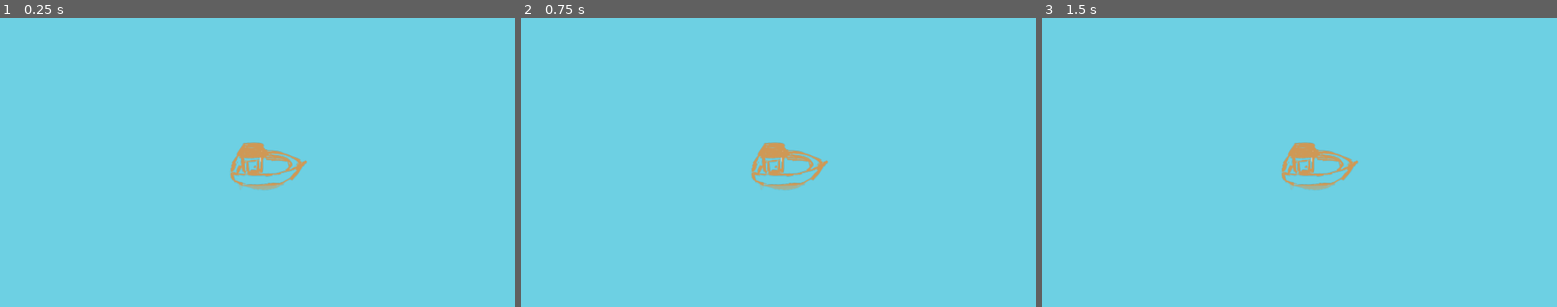
Above: before the commit, frames 1-3 (left to right).
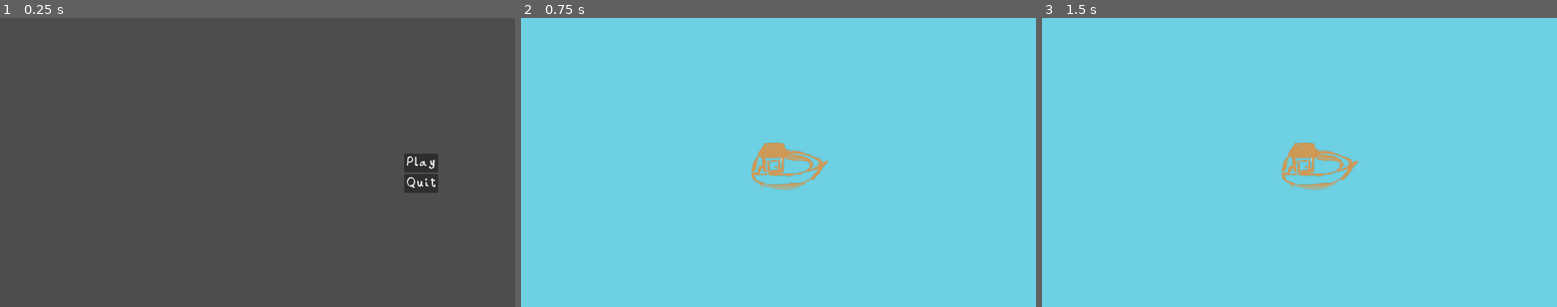
Above: after the commit, the same moments.

Repository: Unigiri-Studio/KelvinGameJam
Game: Godot game, scene res://scene/menu/startMenu.tscn
Two runs of this game, one before a commit and one after it. Both use one fixed random seed, a clock stepped at 60 frames per second and the inputs below. Before the commit the project starts from res://scene/main.tscn.
Inputs (mouse positions are in pixels of both pictures, inside the frame that each line leads up to):
- Up to frame 1 (0.25 s): no input
- Up to frame 2 (0.75 s): click (943, 162) at 0.5 s, where only the run after the commit has a clickable "Play"
- Up to frame 3 (1.5 s): tap Enter at 1.25 s; move the mouse to (1412, 148) at 1.27 s; press the mouse at (1412, 148) at 1.28 s; hold D (sailRight) from 1.28 s (still down)

The runs differ from the first frame. In frame 1, 100% of the frame differs, in the area x 0-100%, y 0-100%; in frame 2, nothing differs; in frame 3, nothing differs.

Commit message:
menu and theme

Diff:
--- /dev/null
+++ b/kelvin's-katch/asset/theme/main.tres
@@ -0,0 +1,111 @@
+[gd_resource type="Theme" load_steps=8 format=3 uid="uid://c2seof1xs0sks"]
+
+[ext_resource type="FontFile" uid="uid://c35fwgck7xv8x" path="res://asset/theme/font/BirbFont-Regular.ttf" id="1_75xpc"]
+
+[sub_resource type="StyleBoxFlat" id="StyleBoxFlat_80tfl"]
+content_margin_left = 4.0
+content_margin_top = 4.0
+content_margin_right = 4.0
+content_margin_bottom = 4.0
+bg_color = Color(0.1, 0.1, 0.1, 0.3)
+corner_radius_top_left = 3
+corner_radius_top_right = 3
+corner_radius_bottom_right = 3
+corner_radius_bottom_left = 3
+corner_detail = 5
+
+[sub_resource type="StyleBoxFlat" id="StyleBoxFlat_6rtno"]
+content_margin_left = 4.0
+content_margin_top = 4.0
+content_margin_right = 4.0
+content_margin_bottom = 4.0
+bg_color = Color(1, 1, 1, 0.75)
+draw_center = false
+border_width_left = 2
+border_width_top = 2
+border_width_right = 2
+border_width_bottom = 2
+corner_radius_top_left = 3
+corner_radius_top_right = 3
+corner_radius_bottom_right = 3
+corner_radius_bottom_left = 3
+corner_detail = 5
+expand_margin_left = 2.0
+expand_margin_top = 2.0
+expand_margin_right = 2.0
+expand_margin_bottom = 2.0
+
+[sub_resource type="StyleBoxFlat" id="StyleBoxFlat_l1tu1"]
+content_margin_left = 4.0
+content_margin_top = 4.0
+content_margin_right = 4.0
+content_margin_bottom = 4.0
+bg_color = Color(0.225, 0.225, 0.225, 0.6)
+corner_radius_top_left = 3
+corner_radius_top_right = 3
+corner_radius_bottom_right = 3
+corner_radius_bottom_left = 3
+corner_detail = 5
+
+[sub_resource type="StyleBoxFlat" id="StyleBoxFlat_r4ul8"]
+content_margin_left = 4.0
+content_margin_top = 4.0
+content_margin_right = 4.0
+content_margin_bottom = 4.0
+bg_color = Color(0.1, 0.1, 0.1, 0.6)
+corner_radius_top_left = 3
+corner_radius_top_right = 3
+corner_radius_bottom_right = 3
+corner_radius_bottom_left = 3
+corner_detail = 5
+
+[sub_resource type="StyleBoxFlat" id="StyleBoxFlat_6cq1y"]
+content_margin_left = 4.0
+content_margin_top = 4.0
+content_margin_right = 4.0
+content_margin_bottom = 4.0
+bg_color = Color(0, 0, 0, 0.6)
+corner_radius_top_left = 3
+corner_radius_top_right = 3
+corner_radius_bottom_right = 3
+corner_radius_bottom_left = 3
+corner_detail = 5
+
+[sub_resource type="StyleBoxEmpty" id="StyleBoxEmpty_0t78e"]
+
+[resource]
+Button/colors/font_color = Color(0.875, 0.875, 0.875, 1)
+Button/colors/font_disabled_color = Color(0.875, 0.875, 0.875, 0.5)
+Button/colors/font_focus_color = Color(0.95, 0.95, 0.95, 1)
+Button/colors/font_hover_color = Color(0.95, 0.95, 0.95, 1)
+Button/colors/font_hover_pressed_color = Color(1, 1, 1, 1)
+Button/colors/font_outline_color = Color(0, 0, 0, 1)
+Button/colors/font_pressed_color = Color(1, 1, 1, 1)
+Button/colors/icon_disabled_color = Color(1, 1, 1, 0.4)
+Button/colors/icon_focus_color = Color(1, 1, 1, 1)
+Button/colors/icon_hover_color = Color(1, 1, 1, 1)
+Button/colors/icon_hover_pressed_color = Color(1, 1, 1, 1)
+Button/colors/icon_normal_color = Color(1, 1, 1, 1)
+Button/colors/icon_pressed_color = Color(1, 1, 1, 1)
+Button/constants/align_to_largest_stylebox = 0
+Button/constants/h_separation = 4
+Button/constants/icon_max_width = 0
+Button/constants/outline_size = 0
+Button/font_sizes/font_size = 40
+Button/fonts/font = ExtResource("1_75xpc")
+Button/styles/disabled = SubResource("StyleBoxFlat_80tfl")
+Button/styles/focus = SubResource("StyleBoxFlat_6rtno")
+Button/styles/hover = SubResource("StyleBoxFlat_l1tu1")
+Button/styles/normal = SubResource("StyleBoxFlat_r4ul8")
+Button/styles/pressed = SubResource("StyleBoxFlat_6cq1y")
+Label/colors/font_color = Color(1, 1, 1, 1)
+Label/colors/font_outline_color = Color(0, 0, 0, 1)
+Label/colors/font_shadow_color = Color(0, 0, 0, 0)
+Label/constants/line_spacing = 3
+Label/constants/outline_size = 0
+Label/constants/shadow_offset_x = 1
+Label/constants/shadow_offset_y = 1
+Label/constants/shadow_outline_size = 1
+Label/font_sizes/font_size = 16
+Label/fonts/font = ExtResource("1_75xpc")
+Label/styles/normal = SubResource("StyleBoxEmpty_0t78e")
--- a/kelvin's-katch/project.godot
+++ b/kelvin's-katch/project.godot
@@ -11,13 +11,21 @@
 [application]
 
 config/name="Kelvin's Katch"
-run/main_scene="res://scene/main.tscn"
+run/main_scene="res://scene/menu/startMenu.tscn"
 config/features=PackedStringArray("4.3", "Forward Plus")
+boot_splash/bg_color=Color(1, 1, 1, 1)
+boot_splash/image="res://asset/logo/Unigiri-small.png"
+boot_splash/fullsize=false
+boot_splash/use_filter=false
 config/icon="res://icon.svg"
 
 [autoload]
 
 DrawLine3d="*res://script/global/DrawLine3D.gd"
+
+[gui]
+
+theme/custom="res://asset/theme/main.tres"
 
 [input]
 
--- /dev/null
+++ b/kelvin's-katch/scene/menu/endMenu.tscn
@@ -0,0 +1,11 @@
+[gd_scene format=3 uid="uid://by5trnfpupdtq"]
+
+[node name="EndMenu" type="Node2D"]
+
+[node name="UI" type="Control" parent="."]
+layout_mode = 3
+anchors_preset = 15
+anchor_right = 1.0
+anchor_bottom = 1.0
+grow_horizontal = 2
+grow_vertical = 2
--- /dev/null
+++ b/kelvin's-katch/scene/menu/startMenu.tscn
@@ -0,0 +1,42 @@
+[gd_scene load_steps=2 format=3 uid="uid://buffpihiyfdfp"]
+
+[ext_resource type="Script" path="res://script/menu/start_menu.gd" id="1_8yjky"]
+
+[node name="StartMenu" type="Node2D"]
+script = ExtResource("1_8yjky")
+
+[node name="UI" type="Control" parent="."]
+layout_mode = 3
+anchors_preset = 15
+anchor_right = 1.0
+anchor_bottom = 1.0
+grow_horizontal = 2
+grow_vertical = 2
+
+[node name="GridContainer" type="GridContainer" parent="UI"]
+layout_mode = 0
+offset_right = 40.0
+offset_bottom = 40.0
+columns = 5
+
+[node name="MarginContainer" type="MarginContainer" parent="UI/GridContainer"]
+custom_minimum_size = Vector2(900, 0)
+layout_mode = 2
+
+[node name="VBoxContainer" type="VBoxContainer" parent="UI/GridContainer"]
+layout_mode = 2
+
+[node name="MarginContainer" type="MarginContainer" parent="UI/GridContainer/VBoxContainer"]
+custom_minimum_size = Vector2(0, 300)
+layout_mode = 2
+
+[node name="startButton" type="Button" parent="UI/GridContainer/VBoxContainer"]
+layout_mode = 2
+text = "Play"
+
+[node name="quitButton" type="Button" parent="UI/GridContainer/VBoxContainer"]
+layout_mode = 2
+text = "Quit"
+
+[connection signal="pressed" from="UI/GridContainer/VBoxContainer/startButton" to="." method="_start_button_pressed"]
+[connection signal="pressed" from="UI/GridContainer/VBoxContainer/quitButton" to="." method="_quit_button_pressed"]
--- /dev/null
+++ b/kelvin's-katch/script/menu/start_menu.gd
@@ -0,0 +1,18 @@
+extends Node2D
+
+# Called when the node enters the scene tree for the first time.
+func _ready():
+	pass # Replace with function body.
+
+
+# Called every frame. 'delta' is the elapsed time since the previous frame.
+func _process(delta):
+	pass
+
+
+func _start_button_pressed():
+	get_tree().change_scene_to_file("res://scene/main.tscn")
+
+
+func _quit_button_pressed():
+	get_tree().quit()
Binary file added: kelvin's-katch/asset/logo/Unigiri-small.png
Not shown, added: kelvin's-katch/asset/logo/Unigiri-small.png.import
Binary file added: kelvin's-katch/asset/logo/Unigiri.png
Not shown, added: kelvin's-katch/asset/logo/Unigiri.png.import
Not shown, removed: kelvin's-katch/asset/test.txt
Binary file added: kelvin's-katch/asset/theme/font/BirbFont-Regular.ttf
Not shown, added: kelvin's-katch/asset/theme/font/BirbFont-Regular.ttf.import
Binary file added: kelvin's-katch/asset/theme/font/TradeWinds-Regular.ttf
Not shown, added: kelvin's-katch/asset/theme/font/TradeWinds-Regular.ttf.import
Not shown, removed: kelvin's-katch/script/global/test.txt
Not shown, removed: kelvin's-katch/script/test.txt
